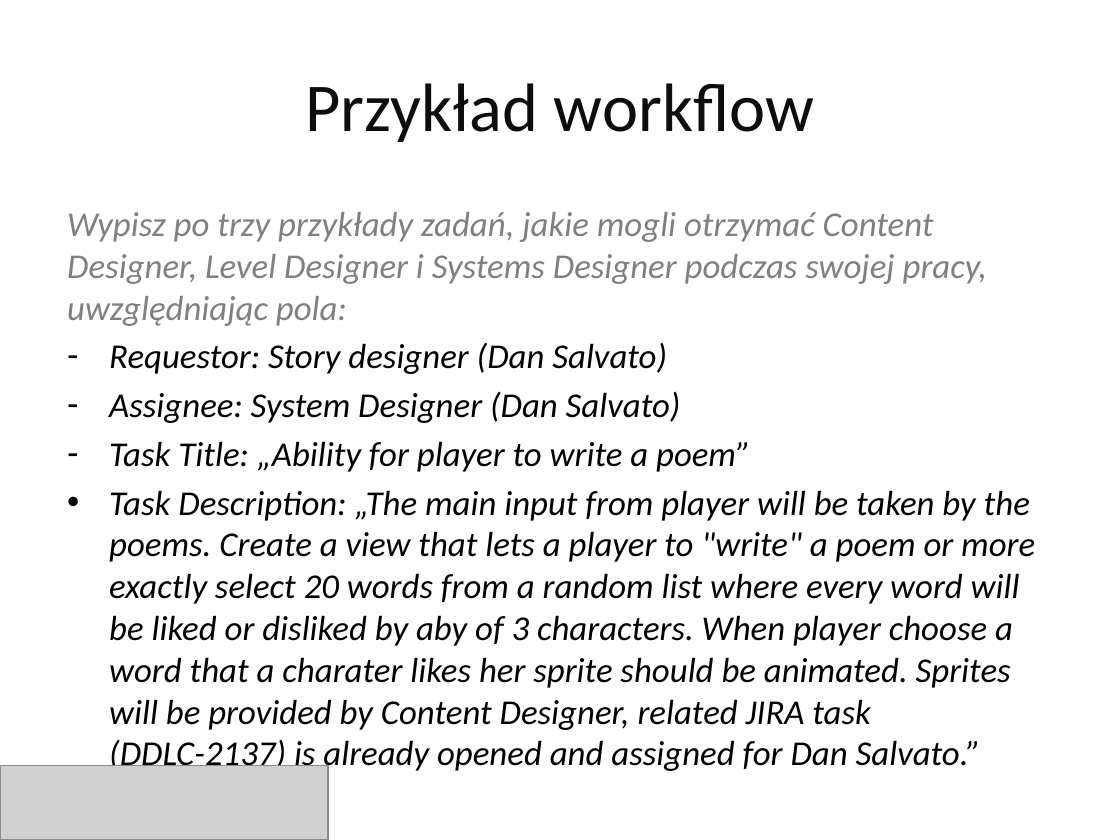
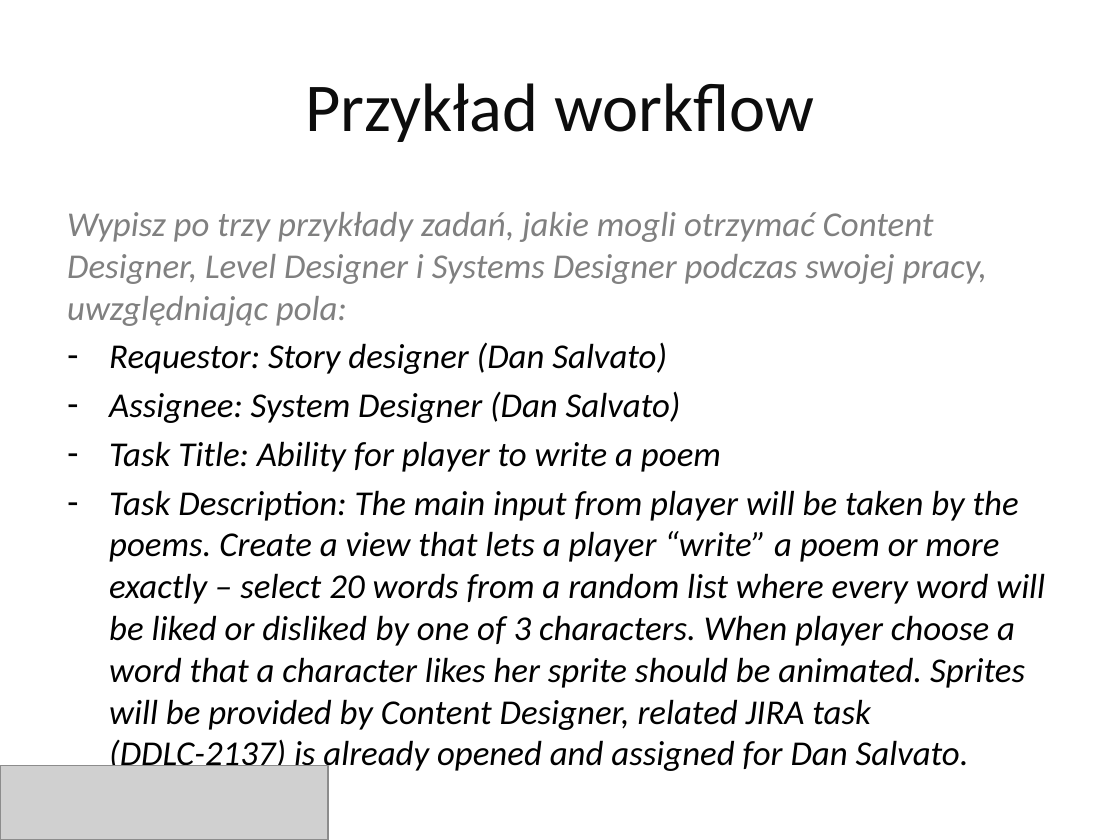
Before and after one commit to baatochan/UniversityStuff, a slide deck: slide 34 of s9/projektowanie-gier-komputerowych-2/rozkladanie-gry/Formatka rozkładania gry (2019) - grupowa.pptx. Drawn at 1120x840 pixels with LibreOffice and Linux fonts; fonts in the diff are those of the drawing; grey boxes stand for pictures. Boxes give left, top, right and bottom in pixels: in the first picture for what was removed or moved away, otherwise in the second. Text is boxed around its words. In the diff, an @@ line names an element or a change of style, - is before the commit and + after.

Commit message:
Update slides with game analysis with 2 missing slides
player journey
description of part of the story

also some typo fixed and speelcheck improved

```diff
--- a/s9/projektowanie-gier-komputerowych-2/rozkladanie-gry/Formatka rozkładania gry (2019) - grupowa.pptx
+++ b/s9/projektowanie-gier-komputerowych-2/rozkladanie-gry/Formatka rozkładania gry (2019) - grupowa.pptx
@@ text at [109,441,1045,771]: text changed @@
-– Task Title: „Ability for player to write a poem”
-• Task Description: „The main input from player will be taken by the poems. Create a view that lets a player to "write" a poem or more exactly select 20 words from a random list where every word will be liked or disliked by aby of 3 characters. When player choose a word that a charater likes her sprite should be animated. Sprites will be provided by Content Designer, related JIRA task (DDLC-2137) is already opened and assigned for Dan Salvato.”
+– Task Title: Ability for player to write a poem
+– Task Description: The main input from player will be taken by the poems. Create a view that lets a player “write” a poem or more exactly – select 20 words from a random list where every word will be liked or disliked by one of 3 characters. When player choose a word that a character likes her sprite should be animated. Sprites will be provided by Content Designer, related JIRA task (DDLC-2137) is already opened and assigned for Dan Salvato.
```
Also in this commit, not shown: 4 other slides changed.
